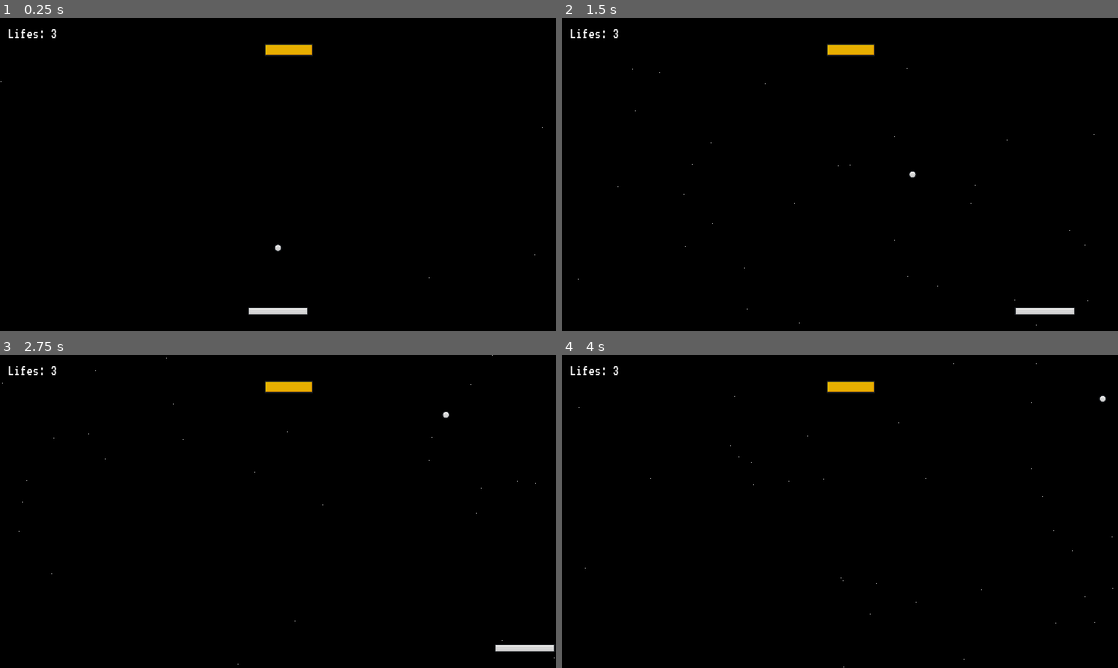
Above: before the commit, frames 1-4 (two rows, left to right).
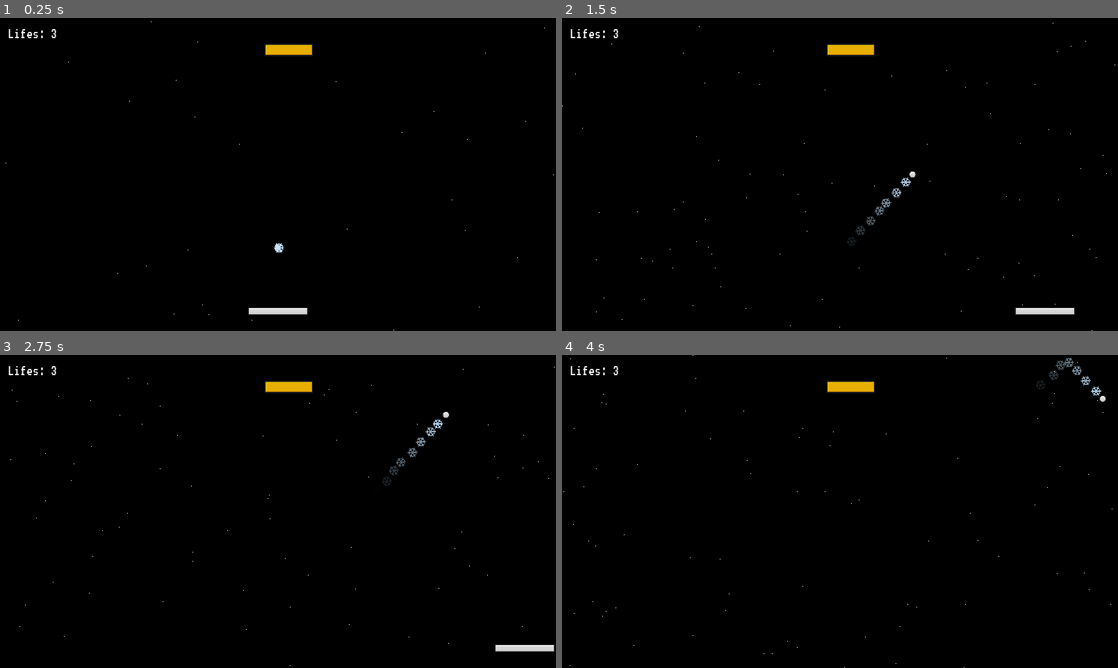
Above: after the commit, the same moments.

Repository: qusitu1/Brick-Breakers
Game: Godot game, scene res://Scenes/main.tscn
Two runs of this game, one before a commit and one after it. Both use one fixed random seed, a clock stepped at 60 frames per second and the inputs below.
Inputs:
- Up to frame 1 (0.25 s): no input
- Up to frame 2 (1.5 s): hold D (right) 0.53-1.28 s; hold A (left) from 1.28 s (still down)
- Up to frame 3 (2.75 s): release A (left) at 2.03 s; hold D (right) from 2.03 s (still down)
- Up to frame 4 (4 s): release D (right) at 3.53 s; hold A (left) from 3.53 s (still down)

The runs differ from the first frame. In frame 1, less than 0.1% of the frame differs, in the area x 0-100%, y 1-100%; in frame 2, 0.2%; in frame 3, 0.2%; in frame 4, 0.2%, in the area x 0-100%, y 0-100%.

Commit message:
snow and trail done

Diff:
--- a/Scenes/main.tscn
+++ b/Scenes/main.tscn
@@ -6,6 +6,7 @@
 [ext_resource type="PackedScene" uid="uid://c8r72f4ij7kls" path="res://Scenes/ball.tscn" id="2_lm2je"]
 [ext_resource type="PackedScene" uid="uid://bx2xik7buntok" path="res://Scenes/wall.tscn" id="3_i3101"]
 [ext_resource type="PackedScene" uid="uid://8oybamtlflx4" path="res://Scenes/death_zone.tscn" id="4_cnm30"]
+[ext_resource type="PackedScene" uid="uid://2h06861gjs8u" path="res://Scenes/snowflake.tscn" id="6_dsy32"]
 [ext_resource type="Script" path="res://Scripts/brick_spawner.gd" id="6_gf4sn"]
 [ext_resource type="PackedScene" uid="uid://qhhng4bjd6vx" path="res://Scenes/brick.tscn" id="7_181yb"]
 [ext_resource type="AudioStream" uid="uid://ckdfthxoui7fl" path="res://SFX/Oneul - Twinkle Light.mp3" id="9_x5fhm"]
@@ -22,6 +23,8 @@
 [node name="Camera2D" type="Camera2D" parent="."]
 
 [node name="Snow" parent="." instance=ExtResource("13_04cw3")]
+amount = 800
+lifetime = 0.5
 
 [node name="Paddle" parent="." node_paths=PackedStringArray("camera") instance=ExtResource("1_k28cf")]
 position = Vector2(2.08165e-12, 283)
@@ -33,6 +36,8 @@
 collision_mask = 14
 death_zone = NodePath("../DeathZone")
 ui = NodePath("../UI")
+
+[node name="snowflake" parent="Ball" instance=ExtResource("6_dsy32")]
 
 [node name="Walls" type="Node" parent="."]
 
--- /dev/null
+++ b/Scenes/snowflake.tscn
@@ -0,0 +1,27 @@
+[gd_scene load_steps=5 format=3 uid="uid://2h06861gjs8u"]
+
+[ext_resource type="Texture2D" uid="uid://cb7xuy07unuhu" path="res://Assets/snowflake.png" id="1_a7bq6"]
+
+[sub_resource type="Gradient" id="Gradient_eudpq"]
+colors = PackedColorArray(1, 1, 1, 1, 1, 1, 1, 0)
+
+[sub_resource type="GradientTexture1D" id="GradientTexture1D_ryvji"]
+gradient = SubResource("Gradient_eudpq")
+
+[sub_resource type="ParticleProcessMaterial" id="ParticleProcessMaterial_jgmwg"]
+particle_flag_disable_z = true
+spread = 10.0
+gravity = Vector3(2.08165e-12, 2.08165e-12, 2.08165e-12)
+initial_velocity_min = 20.0
+initial_velocity_max = 74.22
+angular_velocity_min = 10.0
+angular_velocity_max = 10.0
+orbit_velocity_min = 0.0
+orbit_velocity_max = 0.0
+scale_min = 0.05
+scale_max = 0.05
+color_ramp = SubResource("GradientTexture1D_ryvji")
+
+[node name="snowflake" type="GPUParticles2D"]
+process_material = SubResource("ParticleProcessMaterial_jgmwg")
+texture = ExtResource("1_a7bq6")
Binary file added: Assets/Snowflakes-4-PNG.png
Not shown, added: Assets/Snowflakes-4-PNG.png.import
Binary file added: Assets/maxresdefault.jpg
Not shown, added: Assets/maxresdefault.jpg.import
Binary file added: Assets/snowflake.png
Not shown, added: Assets/snowflake.png.import
Not shown: 1 places in Scenes/main.tscn that only renumber resources
Binary file added: snowflake.png
Not shown, added: snowflake.png.import
Not shown, added: .DS_Store
